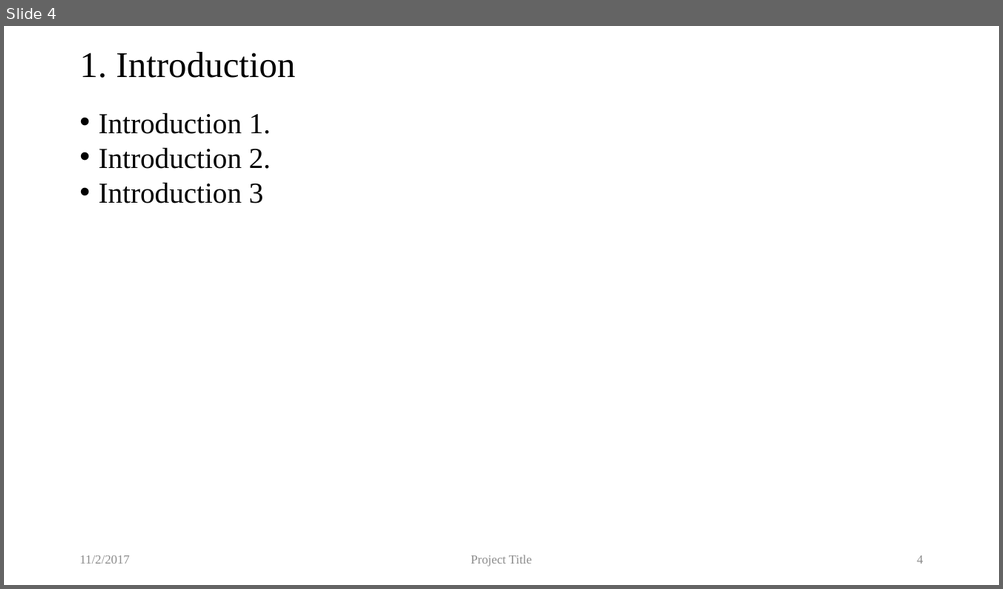
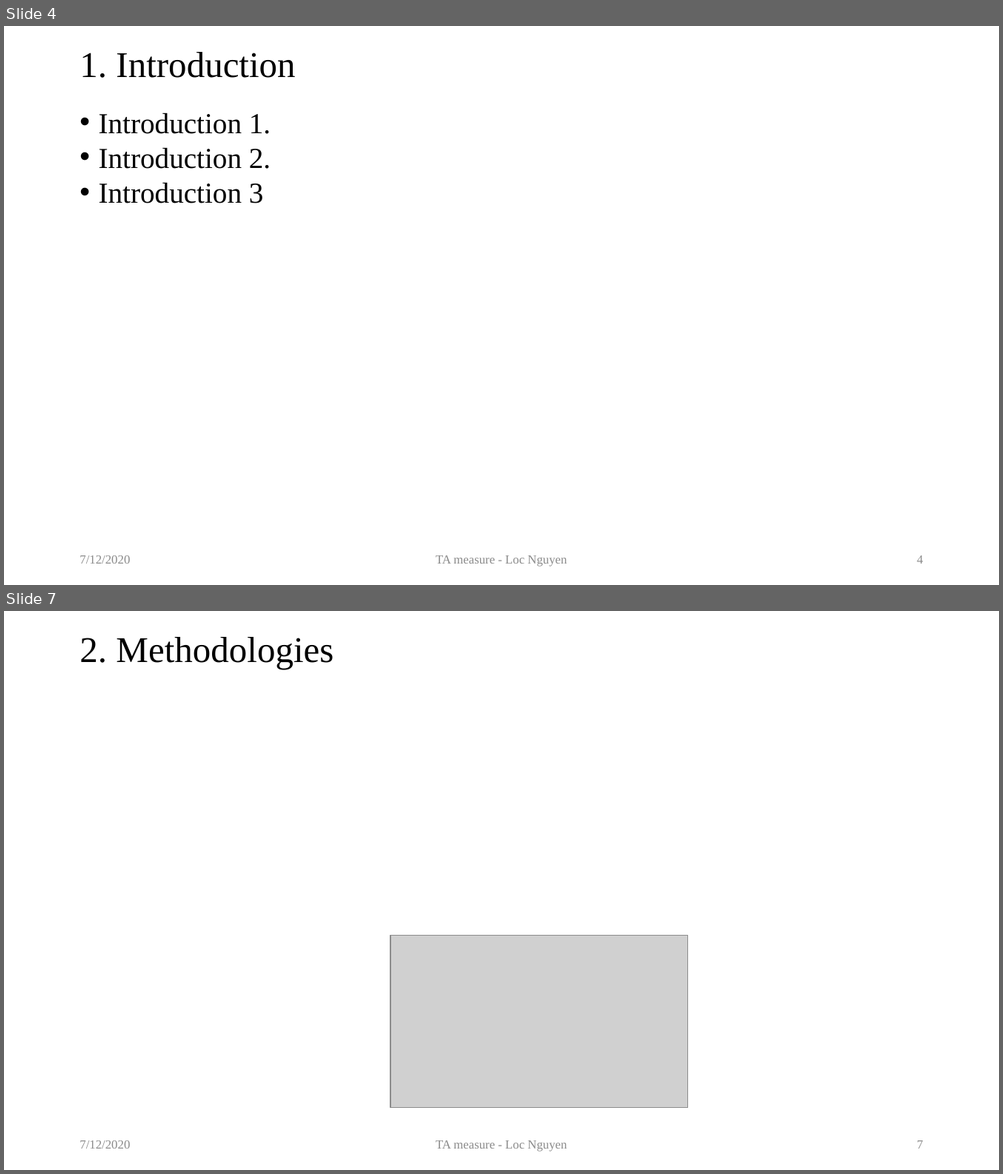
Before and after one commit to locnguyenacademic/sim, a slide deck: 2_design/ta/TA.pptx. Shown one above the other, each under a label of ours: slide 4 before the commit, slides 4 and 7 after it; the slides between them are not shown. The pictures are 1003x589 and 1003x1174 pixels, drawn with LibreOffice and Linux fonts; fonts in the diff are those of the drawing; grey boxes stand for pictures. Boxes give left, top, right and bottom in pixels: in the first picture for what was removed or moved away, otherwise in the second. Text is boxed around its words. In the diff, an @@ line names an element or a change of style, - is before the commit and + after.

```diff
--- a/2_design/ta/TA.pptx
+++ b/2_design/ta/TA.pptx
@@ slide 7 added at <box>4,611,999,1170</box>, background #FFFFFF @@
@@ title added at <box>79,637,333,669</box>, 35 pt, text #000000 @@
+2. Methodologies
@@ picture added at <box>390,936,688,1108</box> @@
@@ text added at <box>79,1141,130,1149</box>, 12 pt, text #8C8C8C @@
+7/12/2020
@@ text added at <box>435,1141,566,1152</box>, 12 pt, text #8C8C8C @@
+TA measure - Loc Nguyen
@@ page number added at <box>916,1141,922,1149</box>, 12 pt, text #8C8C8C @@
+7
@@ slide 4 changed as well @@
@@ text at <box>79,556,130,564</box>: text changed @@
-11/2/2017
+7/12/2020
@@ text at <box>435,556,566,567</box>: text changed @@
-Project Title
+TA measure - Loc Nguyen
```
Also in this commit, not shown: 8 other slides changed, 2 other slides added.
